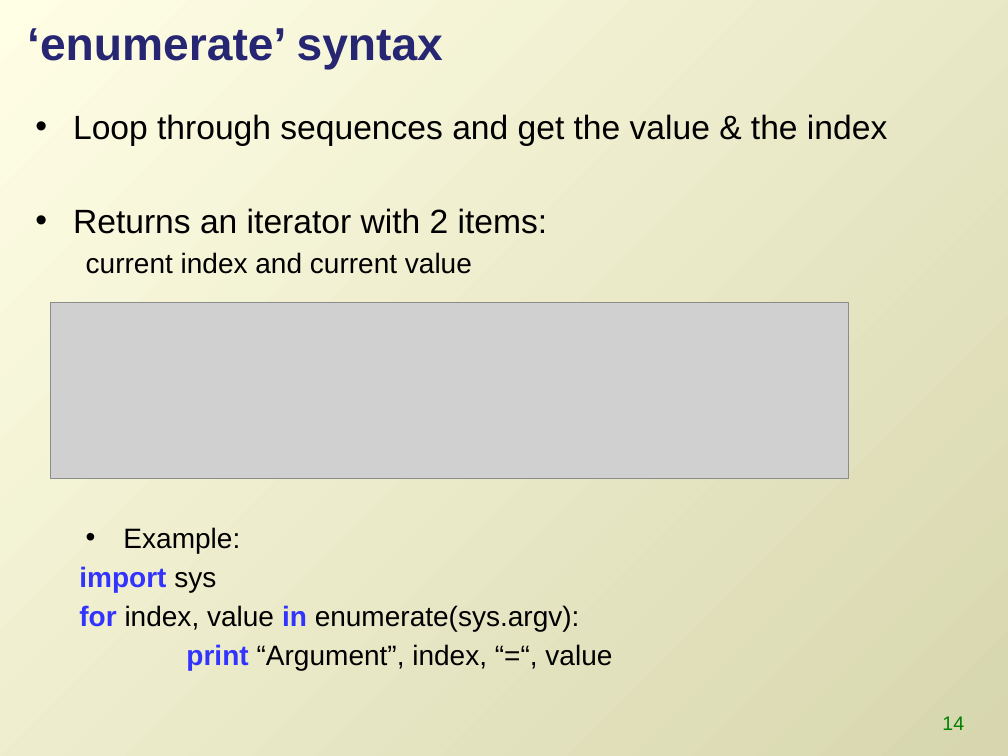
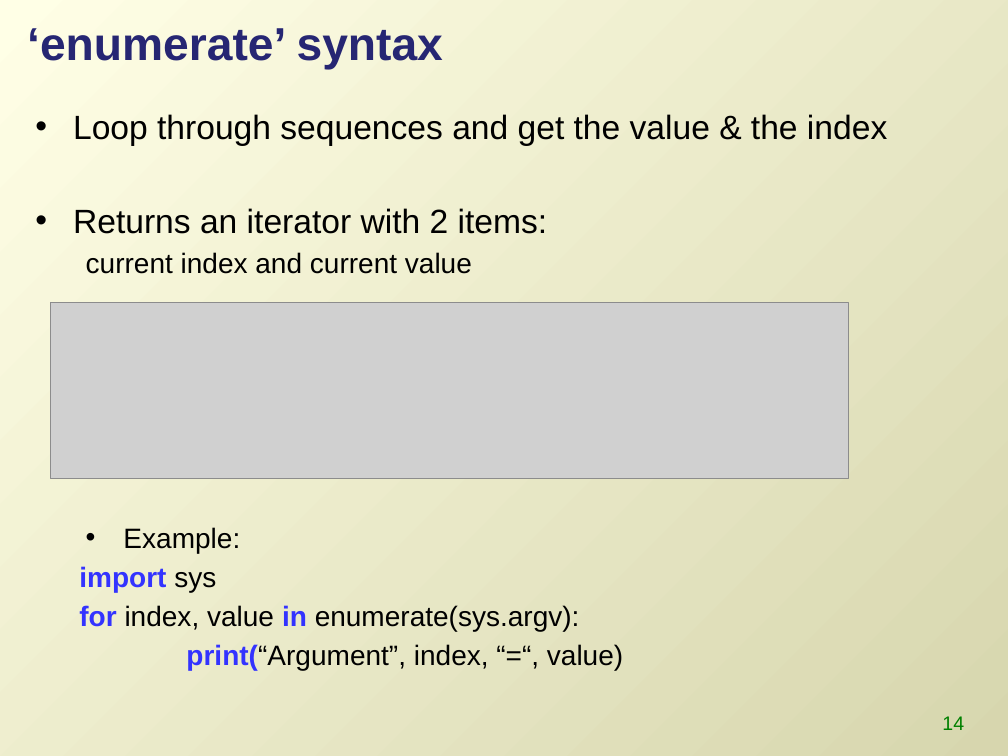
Before and after one commit to lgtateos/gis540, a slide deck: slide 14 of slides/looping2.pptx. Drawn at 1008x756 pixels with LibreOffice and Linux fonts; fonts in the diff are those of the drawing; grey boxes stand for pictures. Boxes give left, top, right and bottom in pixels: in the first picture for what was removed or moved away, otherwise in the second. Text is boxed around its words. In the diff, an @@ line names an element or a change of style, - is before the commit and + after.

```diff
--- a/slides/looping2.pptx
+++ b/slides/looping2.pptx
@@ text at (186,644,623,671): text changed @@
-  print “Argument”, index, “=“, value
+  print(“Argument”, index, “=“, value)
```
Also in this commit, not shown: 12 other slides changed.
